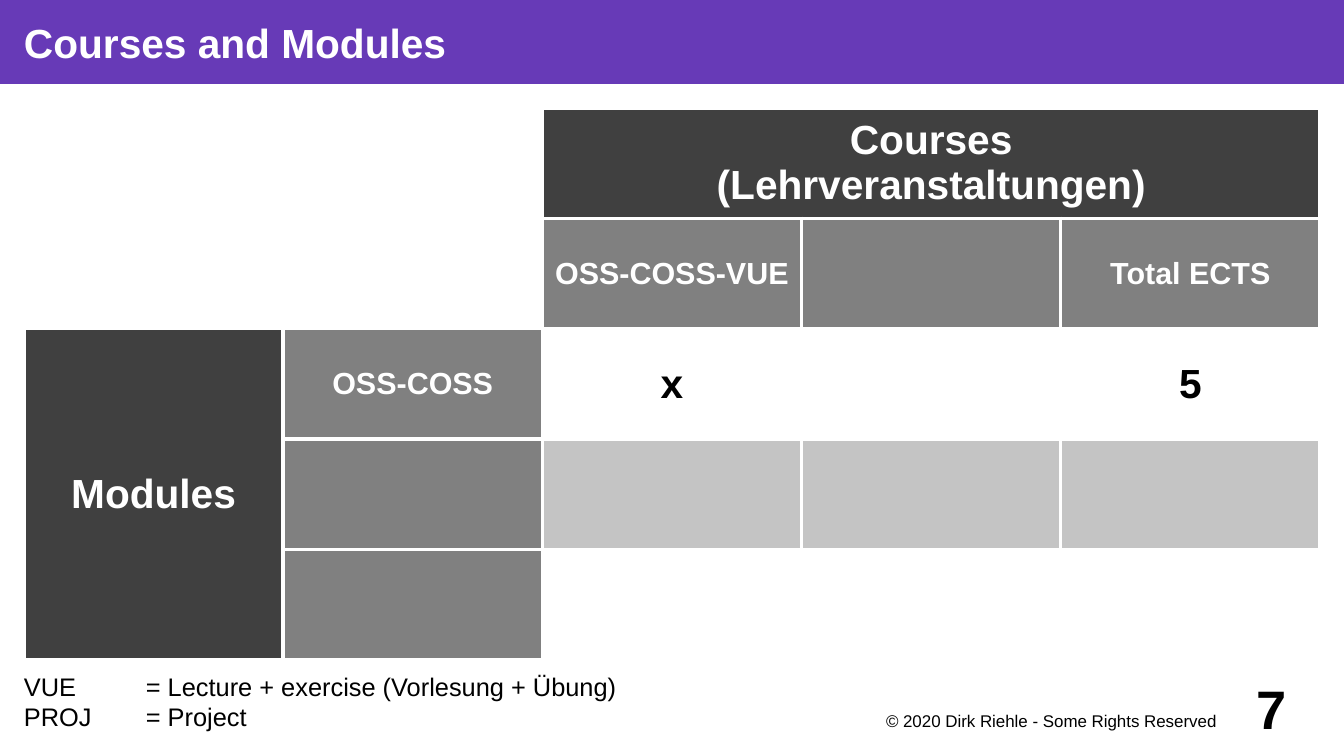
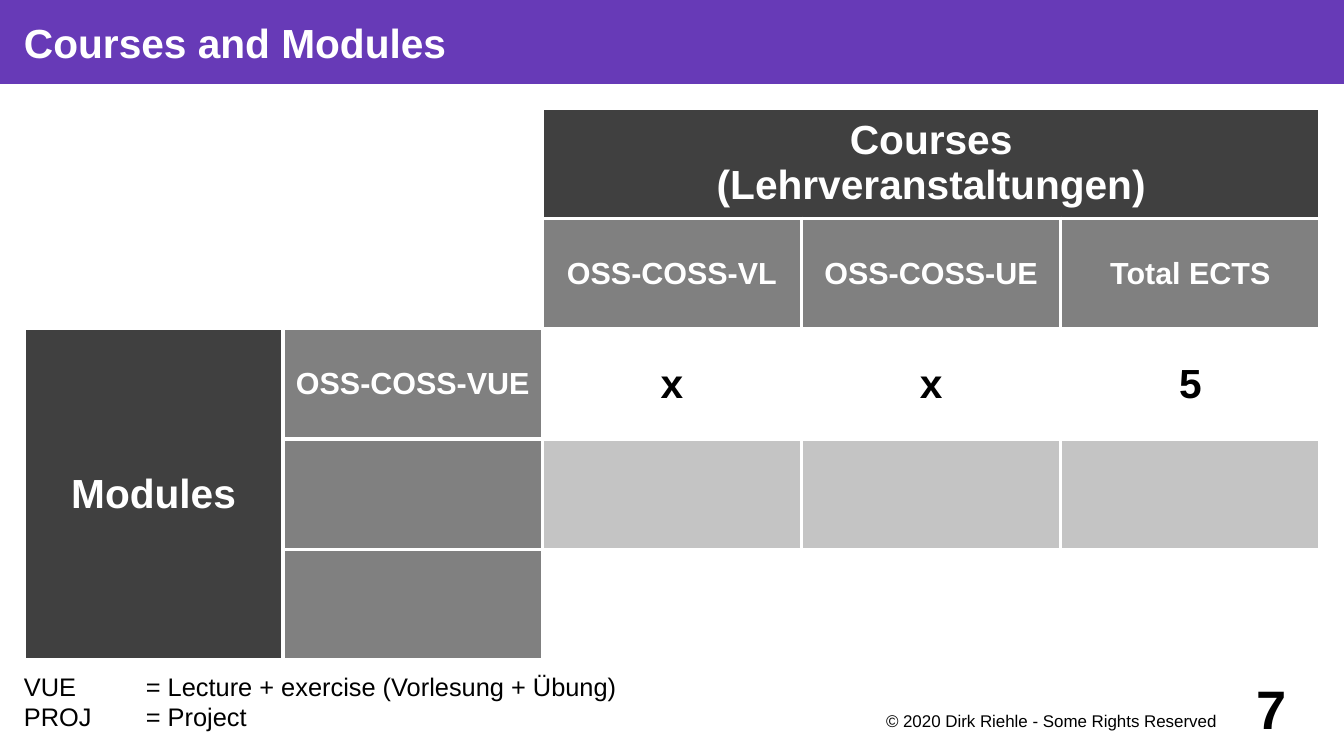
Before and after one commit to dirkriehle/coss-course, a slide deck: slide 7 of Lecture slides/COSS A01 - Course Introduction.odp. Drawn at 1344x756 pixels with LibreOffice and Linux fonts; fonts in the diff are those of the drawing. Boxes give left, top, right and bottom in pixels: in the first picture for what was removed or moved away, otherwise in the second. Text is boxed around its words. In the diff, an @@ line names an element or a change of style, - is before the commit and + after.

```diff
--- a/Lecture slides/COSS A01 - Course Introduction.odp
+++ b/Lecture slides/COSS A01 - Course Introduction.odp
@@ table at [24, 109, 1323, 661] @@
-row 2, column 3: OSS-COSS-VUE
+row 2, column 3: OSS-COSS-VL
-row 2, column 4: 
+row 2, column 4: OSS-COSS-UE
-row 3, column 2: OSS-COSS
+row 3, column 2: OSS-COSS-VUE
-row 3, column 4: 
+row 3, column 4: x
```
Also in this commit, not shown: 13 other files.
